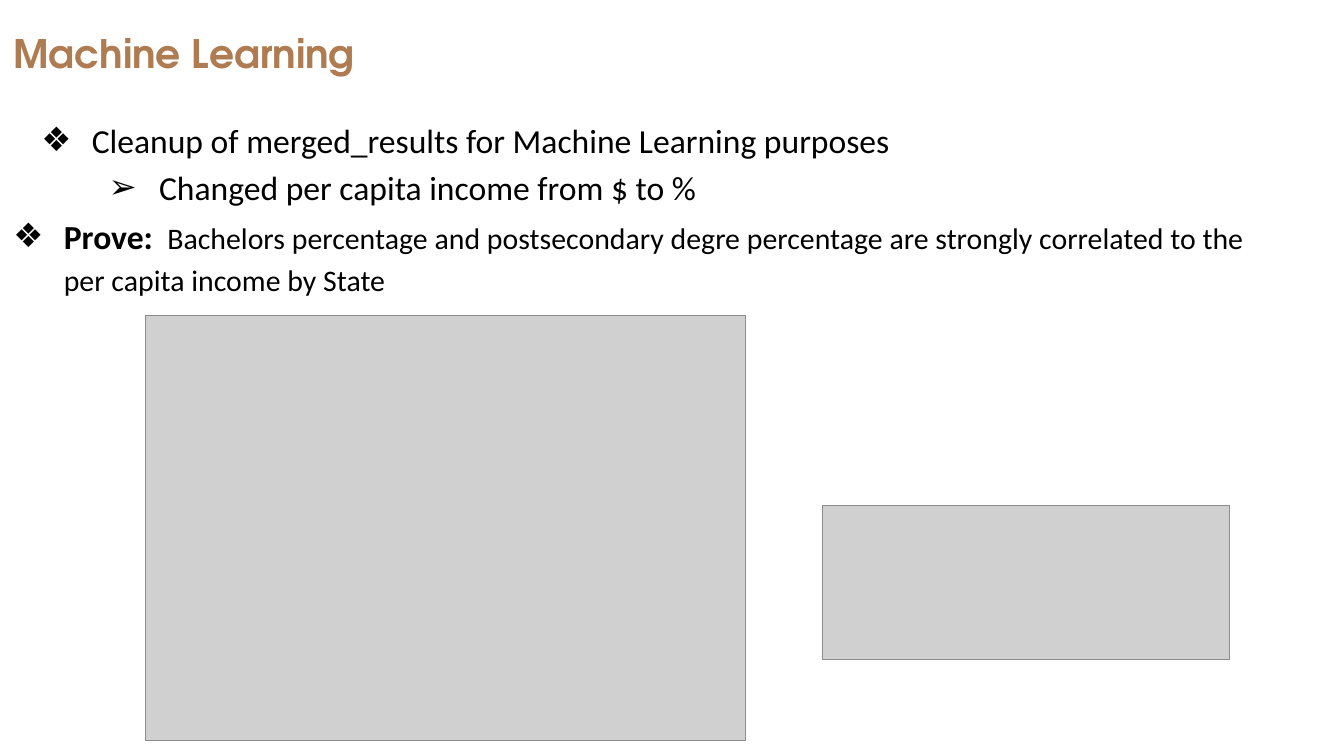
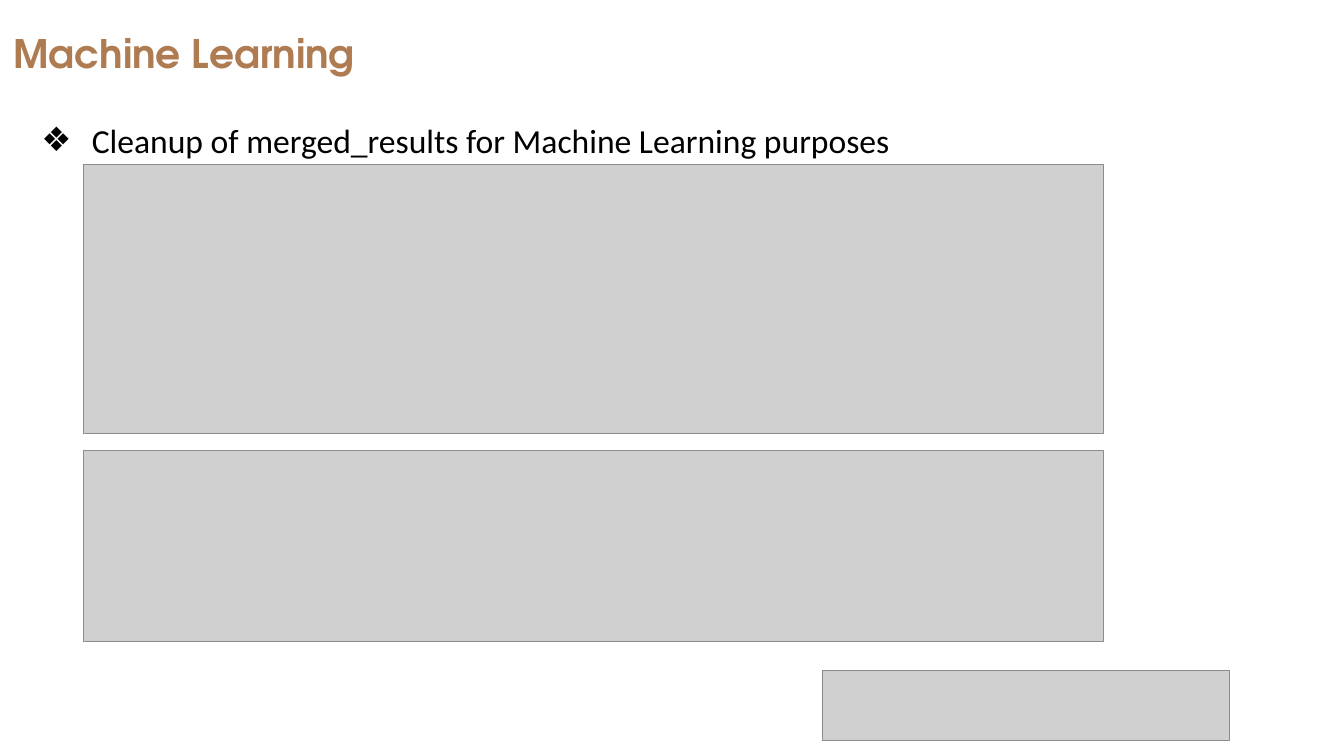
Before and after one commit to Tr3Yday30/Heartthrob, a slide deck: slide 9 of Education for income.pptx. Drawn at 1344x756 pixels with LibreOffice and Linux fonts; fonts in the diff are those of the drawing; grey boxes stand for pictures. Boxes give left, top, right and bottom in pixels: in the first picture for what was removed or moved away, otherwise in the second. Text is boxed around its words. In the diff, an @@ line names an element or a change of style, - is before the commit and + after.

```diff
--- a/Education for income.pptx
+++ b/Education for income.pptx
@@ picture added at (84, 164, 1103, 434) @@
@@ text at (159, 176, 665, 206): paragraph removed @@
-  ➢ Changed per capita income from $ to %
@@ text removed at (64, 227, 1244, 296) @@
-❖ Prove: Bachelors percentage and postsecondary degre percentage are strongly correlated to the per capita income by State
@@ picture removed at (145, 316, 746, 740) @@
@@ picture added at (84, 451, 1103, 642) @@
@@ picture: place and size @@
-picture at (823, 505, 1230, 659)
+picture at (823, 671, 1230, 741)
```
Also in this commit, not shown: 1 other slide changed, 7 other files.
